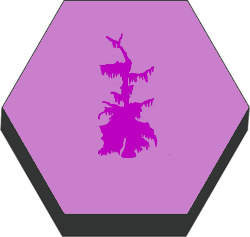
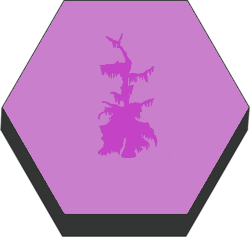
Revision of a layered w=250, h=237 image; what changed, layer by layer:
"swamp_squiggle.png": opacity 100% → 48%, painted on it over 98, 33, 170, 158
painted on "Background" over 98, 33, 170, 158
